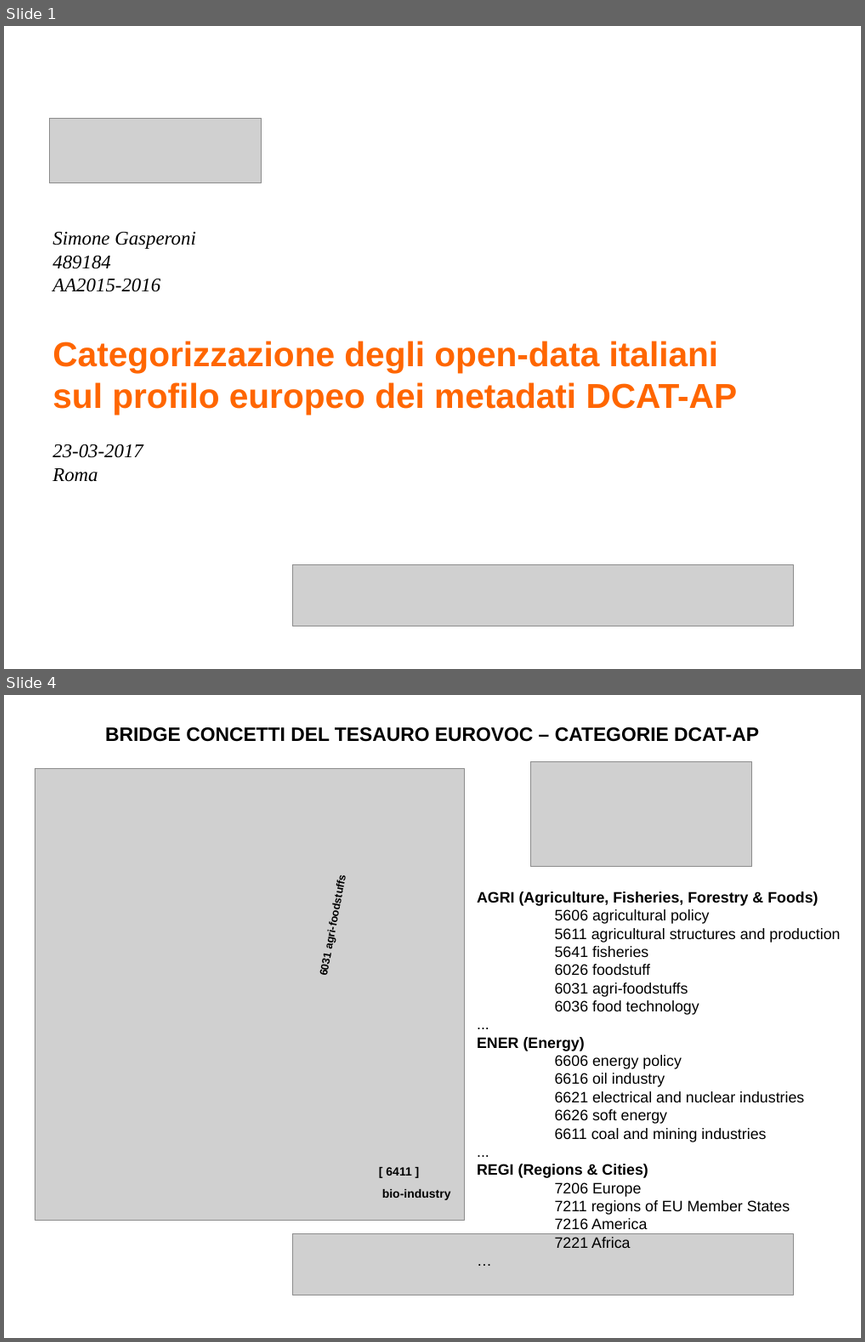
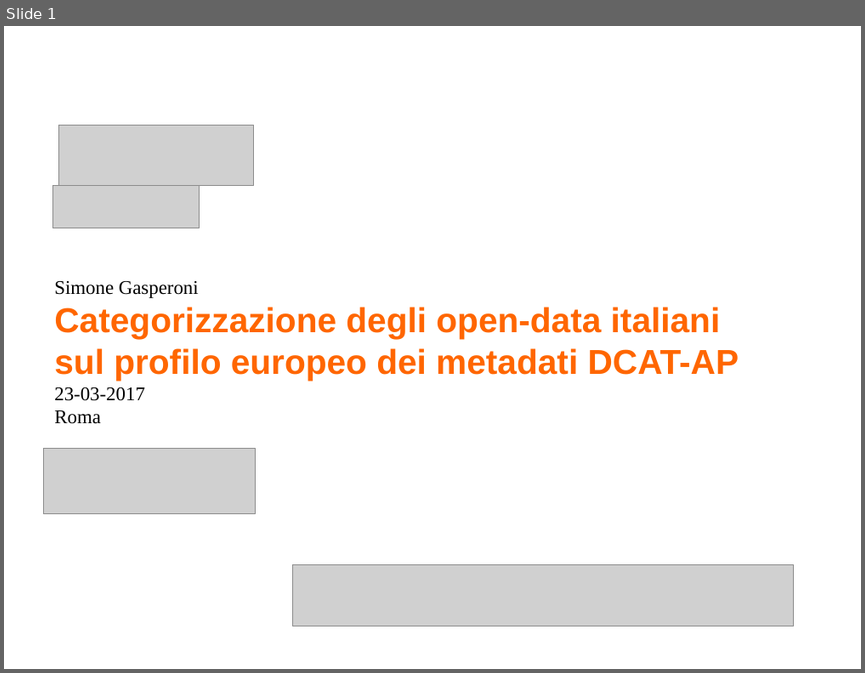
Before and after one commit to simonegasperoni/MSc_thesis_tex, a slide deck: th/slides/slides.odp. Shown one above the other, each under a label of ours: slides 1 and 4 before the commit, slide 1 after it; the slides between them are not shown. The pictures are 865x1342 and 865x673 pixels, drawn with LibreOffice and Linux fonts; fonts in the diff are those of the drawing; grey boxes stand for pictures. Boxes give left, top, right and bottom in pixels: in the first picture for what was removed or moved away, otherwise in the second. Text is boxed around its words. In the diff, an @@ line names an element or a change of style, - is before the commit and + after.

```diff
--- a/th/slides/slides.odp
+++ b/th/slides/slides.odp
@@ slide 4 removed at box(4, 695, 861, 1338), background #FFFFFF @@
@@ text removed at box(105, 727, 759, 742) @@
-BRIDGE CONCETTI DEL TESAURO EUROVOC – CATEGORIE DCAT-AP
@@ picture removed at box(35, 768, 465, 1219) @@
@@ picture removed at box(530, 762, 752, 867) @@
@@ text removed at box(477, 891, 840, 1247) @@
-AGRI (Agriculture, Fisheries, Forestry & Foods)
-5606 agricultural policy
-5611 agricultural structures and production
-5641 fisheries
-6026 foodstuff
-6031 agri-foodstuffs
-6036 food technology
-...
-ENER (Energy)
-6606 energy policy
-6616 oil industry
-6621 electrical and nuclear industries
-6626 soft energy
-6611 coal and mining industries
-...
-REGI (Regions & Cities)
-7206 Europe
-7211 regions of EU Member States
-7216 America
-7221 Africa
-…
@@ text removed at box(317, 954, 332, 975) @@
-6031 agri-foodstuffs
@@ text removed at box(382, 1167, 451, 1200) @@
-[ 6411 ]
-bio-industry
@@ picture removed at box(293, 1234, 794, 1294) @@
@@ slide 1 changed as well @@
@@ picture: place and size @@
-picture at box(49, 118, 261, 183)
+picture at box(59, 125, 254, 186)
@@ picture added at box(53, 186, 200, 228) @@
@@ text at box(52, 255, 160, 292): paragraphs removed @@
-489184
-AA2015-2016
@@ text "Simone Gasperoni": place and size @@
-text "Simone Gasperoni" at box(52, 232, 738, 482)
+text "Simone Gasperoni" at box(54, 281, 739, 424)
@@ text at box(54, 281, 199, 424): italic off in "Simone Gasperoni", "23-03-2017", "Roma" @@
@@ picture added at box(43, 448, 255, 514) @@
```
Also in this commit, not shown: 6 other slides changed, 15 slides added, 4 other slides removed, 4 other files.
